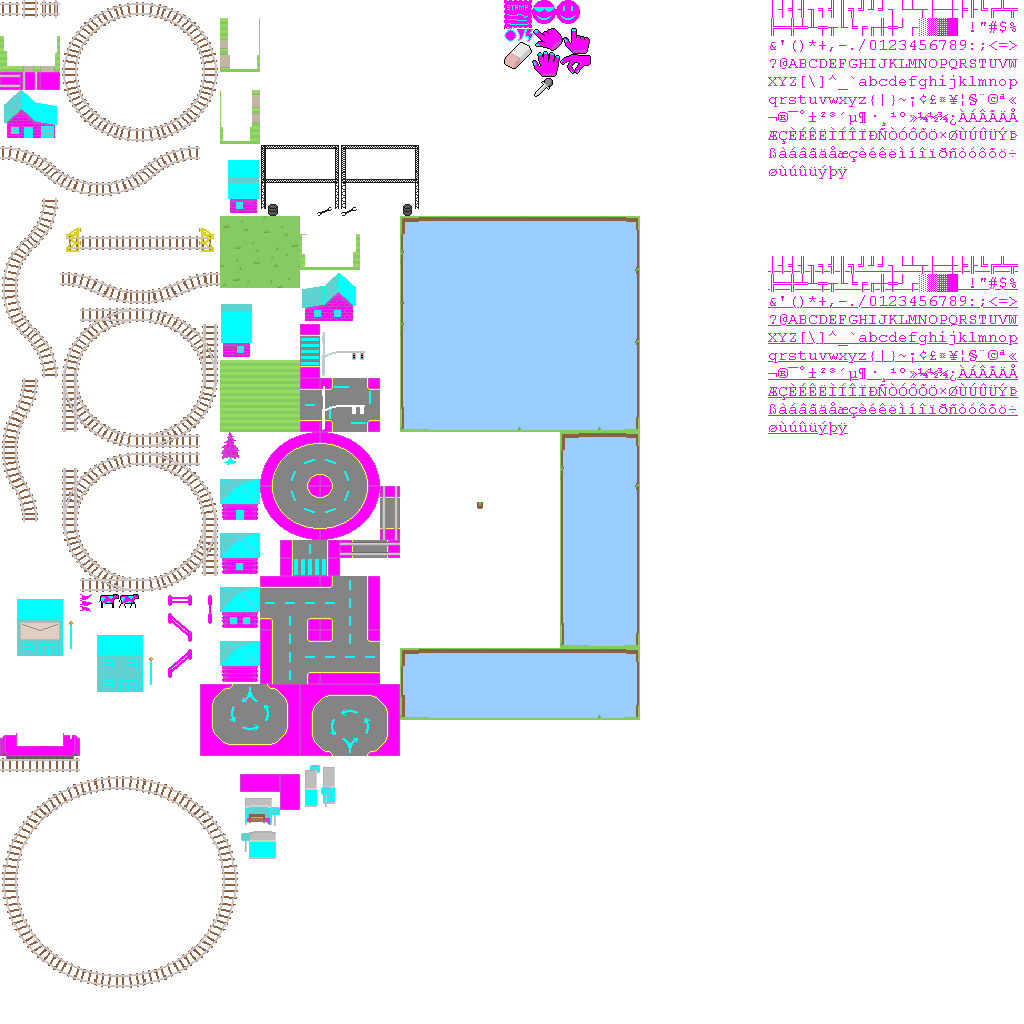
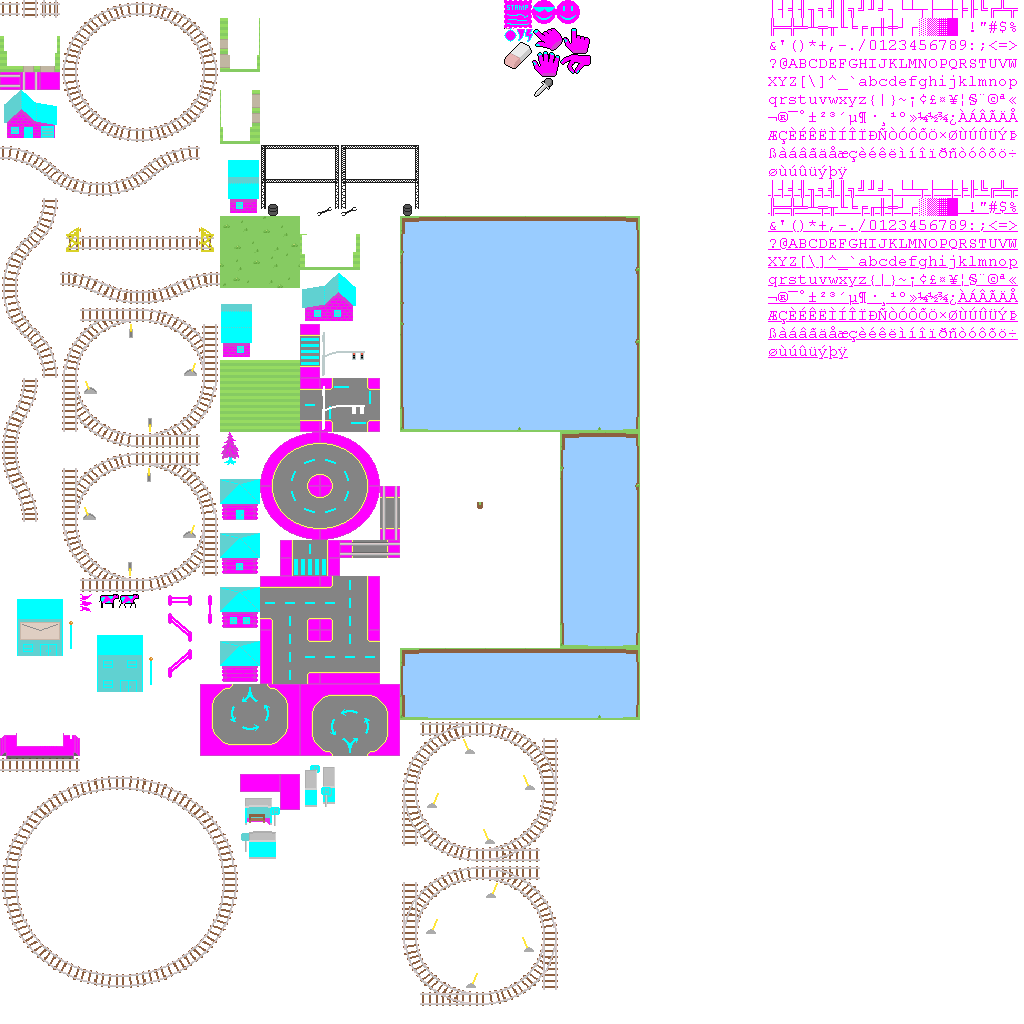
Revision of a layered 1024px x 1024px image; what changed, layer by layer:
added layer "Pasted Layer" above "base.png copy" over <box>64,454,216,589</box>
painted on "base.png copy" over <box>64,180,1018,1006</box>
